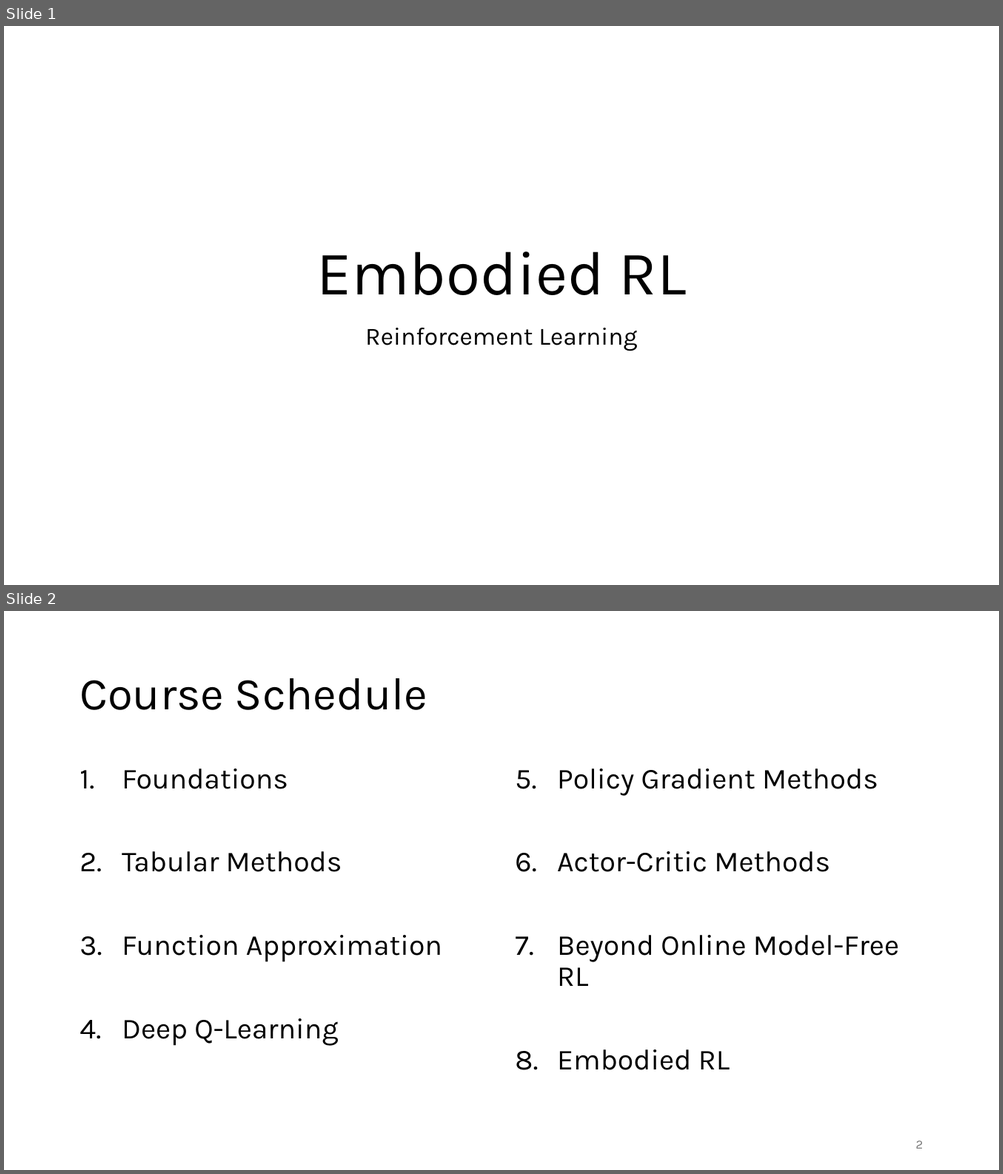
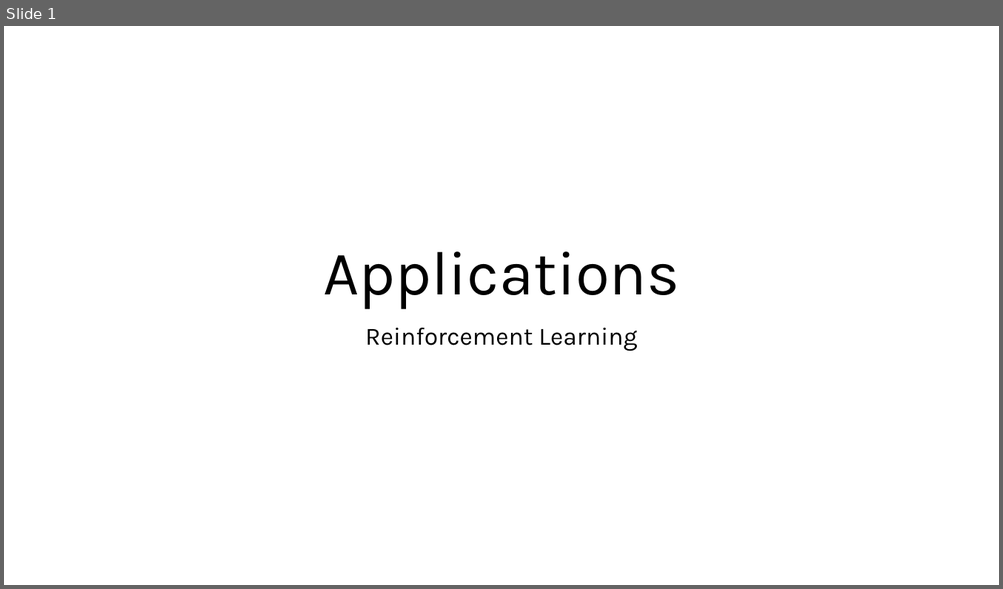
Before and after one commit to FelixWick/reinforcement_learning, a slide deck: slides/4_applications.pptx. Shown one above the other, each under a label of ours: slides 1 and 2 before the commit, slide 1 after it. The pictures are 1003x1174 and 1003x589 pixels, drawn with LibreOffice and Linux fonts; fonts in the diff are those of the drawing. Boxes give left, top, right and bottom in pixels: in the first picture for what was removed or moved away, otherwise in the second. Text is boxed around its words. In the diff, an @@ line names an element or a change of style, - is before the commit and + after.

```diff
--- a/slides/4_applications.pptx
+++ b/slides/4_applications.pptx
@@ slide 2 removed at (4, 611, 999, 1170), background #FFFFFF @@
@@ title removed at (79, 678, 427, 710) @@
-Course Schedule
@@ text removed at (122, 769, 442, 1046) @@
-1. Foundations
-2. Tabular Methods
-3. Function Approximation
-4. Deep Q-Learning
@@ text removed at (557, 769, 899, 1071) @@
-5. Policy Gradient Methods
-6. Actor-Critic Methods
-7. Beyond Online Model-Free RL
-8. Embodied RL
@@ page number removed at (916, 1141, 923, 1149) @@
-2
@@ slide 1 changed as well @@
@@ title at (323, 252, 680, 309): text changed @@
-Embodied RL
+Applications
```
Also in this commit, not shown: 1 other slide changed, 7 slides added, 1 other file.
